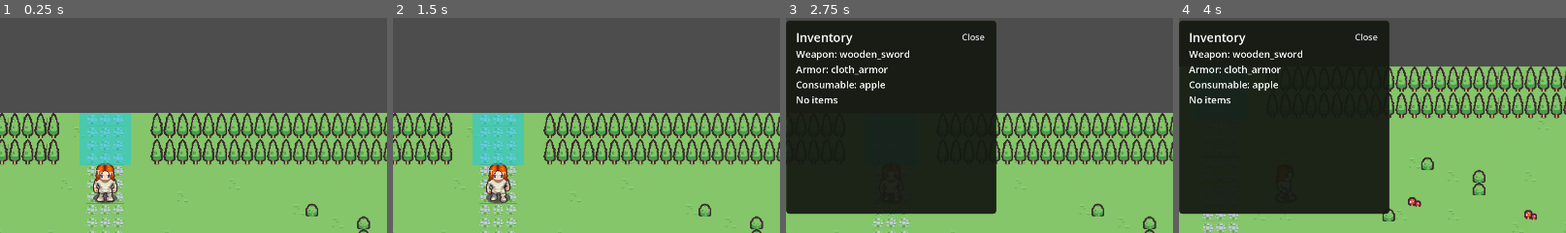
Above: before the commit, frames 1-4 (left to right).
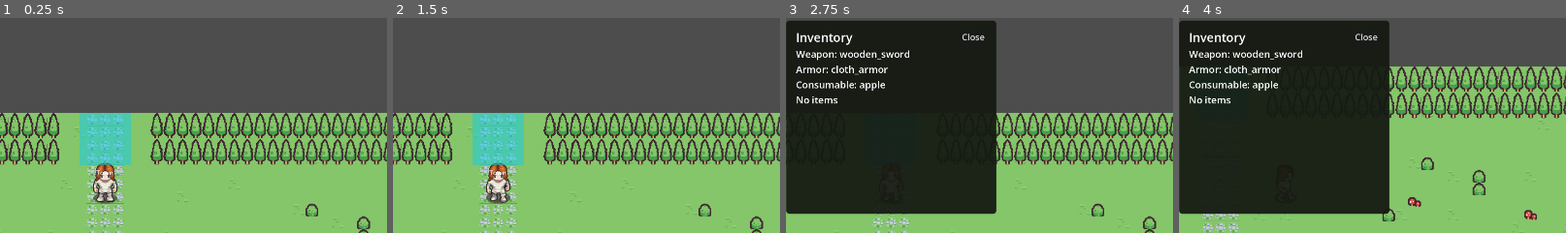
Above: after the commit, the same moments.

Repository: rajahafify/life-well-spent
Game: Godot game, scene res://scenes/field.tscn
The game is run twice, just before and just after one commit, with the same random seed, the same clock (stepped at 60 frames per second) and the same inputs. This scene is started directly instead of the project's main scene.
Inputs (mouse positions are % of the whole screen's width and height, from its top left):
- Up to frame 1 (0.25 s): no input
- Up to frame 2 (1.5 s): click "Inventory" at 0.5 s; click "Inventory" at 1.25 s
- Up to frame 3 (2.75 s): click "Inventory" at 2 s
- Up to frame 4 (4 s): tap Enter at 2.75 s; move the mouse to (66, 96) at 2.77 s; tap I at 2.85 s; click (66, 96) at 2.92 s; move the mouse to (80, 65) at 3.52 s; tap 0 at 3.6 s; click (80, 65) at 3.67 s
The pictures show only the part of the screen within x 36-86%, y 27-76%; the shares and areas given below are measured in that part.

The runs differ from the first frame. In frame 1, 0.1% of the frame differs, in the area x 25-30%, y 68-76%; in frame 2, 0.1%; in frame 3, less than 0.1%; in frame 4, less than 0.1%.

Commit message:
Add player aging sprites
Specs: tests/specs/player_aging_model_test.gd tests/specs/town_scene_dialog_test.gd tests/specs/field_scene_test.gd

Diff:
--- a/scripts/controllers/field.gd
+++ b/scripts/controllers/field.gd
@@ -14,6 +14,7 @@
 const COMBAT_SCRIPT := preload("res://scripts/models/combat_system.gd")
 const INVENTORY_SCRIPT := preload("res://scripts/models/inventory_model.gd")
 const DROP_SYSTEM_SCRIPT := preload("res://scripts/models/drop_system.gd")
+const PLAYER_AGING_SCRIPT := preload("res://scripts/models/player_aging_model.gd")
 const DAMAGE_TEXT_SCRIPT := preload("res://scripts/views/damage_text_component.gd")
 const FIELD_CAMERA_CONTROLLER_SCRIPT := preload("res://scripts/controllers/field_camera_controller.gd")
 const FIELD_ENEMY_SPAWN_CONTROLLER_SCRIPT := preload("res://scripts/controllers/field_enemy_spawn_controller.gd")
@@ -53,6 +54,7 @@
 var _camera_controller = FIELD_CAMERA_CONTROLLER_SCRIPT.new()
 var _spawn_controller = FIELD_ENEMY_SPAWN_CONTROLLER_SCRIPT.new()
 var _combat_controller = FIELD_COMBAT_CONTROLLER_SCRIPT.new()
+var _player_aging = PLAYER_AGING_SCRIPT.new()
 var _local_inventory_model = null
 var _player_damage_label: Label
 var _player_damage_text
@@ -79,6 +81,7 @@
 	QuestSystem.setup_core_quests()
 	_connect_hud()
 	_update_quest_window()
+	_update_player_age_sprite()
 	_dialog_view.hide_dialog()
 	_connect_dialog()
 	_connect_gateways()
@@ -126,6 +129,9 @@
 	if _combat_controller:
 		_combat_controller.free()
 		_combat_controller = null
+	if _player_aging:
+		_player_aging.free()
+		_player_aging = null
 	if _local_inventory_model:
 		_local_inventory_model.free()
 		_local_inventory_model = null
@@ -666,6 +672,27 @@
 		_hud.show_quest("Explore the World", QuestSystem.current_main_objective_text(), QuestSystem.current_main_checkpoint_text())
 
 
+func _update_player_age_sprite() -> void:
+	if _player_aging == null:
+		return
+	var sprite := _player.get_node_or_null("Sprite") as Sprite2D
+	if sprite:
+		sprite.texture = _load_texture(_player_aging.texture_path_for_max_hp(player_max_life))
+
+
+func _load_texture(texture_path: String) -> Texture2D:
+	if ResourceLoader.exists(texture_path):
+		var imported := load(texture_path) as Texture2D
+		if imported:
+			return imported
+	var image := Image.new()
+	if image.load(texture_path) != OK:
+		return null
+	var texture := ImageTexture.create_from_image(image)
+	texture.resource_path = texture_path
+	return texture
+
+
 func _hud_blocks_world_mouse(screen_position: Vector2) -> bool:
 	return _hud != null and _hud.has_method("blocks_world_mouse_at") and _hud.blocks_world_mouse_at(screen_position)
 
--- a/scripts/controllers/town_scene_controller.gd
+++ b/scripts/controllers/town_scene_controller.gd
@@ -8,6 +8,7 @@
 const INVENTORY_SCRIPT := preload("res://scripts/models/inventory_model.gd")
 const PLAYER_STATS_SCRIPT := preload("res://scripts/models/player_stats.gd")
 const PROGRESSION_SCRIPT := preload("res://scripts/models/progression_model.gd")
+const PLAYER_AGING_SCRIPT := preload("res://scripts/models/player_aging_model.gd")
 const REBORN_DIALOG := "You have been reborn.\nWill you spend this life well?"
 
 @onready var _dialog_view: TownDialogView = $UI/DialogPanel
@@ -20,6 +21,7 @@
 var _pending_npc: NpcController
 var _local_inventory_model = null
 var _progression = null
+var _player_aging = PLAYER_AGING_SCRIPT.new()
 
 
 func _exit_tree() -> void:
@@ -29,6 +31,9 @@
 	if _progression:
 		_progression.free()
 		_progression = null
+	if _player_aging:
+		_player_aging.free()
+		_player_aging = null
 	if player_stats:
 		player_stats.free()
 		player_stats = null
@@ -39,6 +44,7 @@
 	_progression = PROGRESSION_SCRIPT.new(player_stats, QuestSystem.quests, null)
 	_connect_hud()
 	_update_quest_window()
+	_update_player_age_sprite()
 	_connect_dialog()
 	_show_reborn_dialog_once()
 	_connect_portal()
@@ -187,6 +193,7 @@
 	if not _progression.complete_swordsman_certification_step():
 		return
 	_update_life_hud()
+	_update_player_age_sprite()
 	_update_quest_window()
 	if QuestSystem.has_certification("swordsman_certification"):
 		_dialog_view.set_body("SWORDSMAN GUILD UNLOCKED\n\nYou spent this life well.\n\nTo be continued.")
@@ -200,6 +207,27 @@
 func _update_life_hud() -> void:
 	if _hud:
 		_hud.set_life(player_stats.max_hp, player_stats.max_hp)
+
+
+func _update_player_age_sprite() -> void:
+	if _player_aging == null:
+		return
+	var sprite := _player.get_node_or_null("Sprite") as Sprite2D
+	if sprite:
+		sprite.texture = _load_texture(_player_aging.texture_path_for_max_hp(player_stats.max_hp))
+
+
+func _load_texture(texture_path: String) -> Texture2D:
+	if ResourceLoader.exists(texture_path):
+		var imported := load(texture_path) as Texture2D
+		if imported:
+			return imported
+	var image := Image.new()
+	if image.load(texture_path) != OK:
+		return null
+	var texture := ImageTexture.create_from_image(image)
+	texture.resource_path = texture_path
+	return texture
 
 
 func _hud_blocks_world_mouse(screen_position: Vector2) -> bool:
--- /dev/null
+++ b/scripts/models/player_aging_model.gd
@@ -0,0 +1,29 @@
+## PlayerAgingModel - pure rules for mapping Life pressure to player visual age.
+class_name PlayerAgingModel
+extends Object
+
+const STAGE_ONE_TEXTURE := "res://assets/player_age_1.png"
+const STAGE_TWO_TEXTURE := "res://assets/player_age_2.png"
+const STAGE_THREE_TEXTURE := "res://assets/player_age_3.png"
+
+
+func stage_for_max_hp(max_hp: int) -> int:
+	if max_hp <= 20:
+		return 3
+	if max_hp <= 60:
+		return 2
+	return 1
+
+
+func texture_path_for_stage(stage: int) -> String:
+	match clamp(stage, 1, 3):
+		1:
+			return STAGE_ONE_TEXTURE
+		2:
+			return STAGE_TWO_TEXTURE
+		_:
+			return STAGE_THREE_TEXTURE
+
+
+func texture_path_for_max_hp(max_hp: int) -> String:
+	return texture_path_for_stage(stage_for_max_hp(max_hp))
--- a/tests/specs/field_scene_test.gd
+++ b/tests/specs/field_scene_test.gd
@@ -49,6 +49,13 @@
 	var player := root.get_node_or_null("Player") as Node2D
 	assert_not_null(player, "Field should have Player")
 	assert_not_null(root.get_node_or_null("Camera2D"), "Field should have Camera2D")
+
+
+func test_field_player_uses_age_stage_one_sprite() -> void:
+	if root == null:
+		return
+	var sprite := root.get_node("Player/Sprite") as Sprite2D
+	assert_true(sprite.texture.resource_path.ends_with("player_age_1.png"))
 
 
 func test_field_has_town_gateway_spawn_point_near_portal() -> void:
--- /dev/null
+++ b/tests/specs/player_aging_model_test.gd
@@ -0,0 +1,64 @@
+# tests/specs/player_aging_model_test.gd
+# Spec: PlayerAgingModel - maps Life pressure to player sprite aging stages.
+
+class_name TestPlayerAgingModel
+extends TestCase
+
+const MODEL_SCRIPT := "res://scripts/models/player_aging_model.gd"
+
+var model
+
+
+func setup() -> void:
+	var script := load(MODEL_SCRIPT) as GDScript
+	assert_not_null(script, "PlayerAgingModel script should exist")
+	if script:
+		model = script.new()
+
+
+func teardown() -> void:
+	if model:
+		model.free()
+		model = null
+
+
+func test_full_life_uses_age_stage_one() -> void:
+	if model == null:
+		return
+	assert_eq(1, model.stage_for_max_hp(100))
+
+
+func test_sixty_life_uses_age_stage_two() -> void:
+	if model == null:
+		return
+	assert_eq(2, model.stage_for_max_hp(60))
+
+
+func test_twenty_life_uses_age_stage_three() -> void:
+	if model == null:
+		return
+	assert_eq(3, model.stage_for_max_hp(20))
+
+
+func test_stage_one_texture_path_is_first_aging_sprite() -> void:
+	if model == null:
+		return
+	assert_eq("res://assets/player_age_1.png", model.texture_path_for_stage(1))
+
+
+func test_stage_two_texture_path_is_second_aging_sprite() -> void:
+	if model == null:
+		return
+	assert_eq("res://assets/player_age_2.png", model.texture_path_for_stage(2))
+
+
+func test_stage_three_texture_path_is_third_aging_sprite() -> void:
+	if model == null:
+		return
+	assert_eq("res://assets/player_age_3.png", model.texture_path_for_stage(3))
+
+
+func test_texture_path_for_life_uses_matching_stage() -> void:
+	if model == null:
+		return
+	assert_eq("res://assets/player_age_2.png", model.texture_path_for_max_hp(60))
--- a/tests/specs/town_scene_dialog_test.gd
+++ b/tests/specs/town_scene_dialog_test.gd
@@ -156,6 +156,8 @@
 	assert_eq(60, root.player_stats.max_hp)
 	assert_eq(1, QuestSystem.side_quest_step("rebuilding_swordsman_guild"))
 	assert_eq("Life: 60/60", (root.get_node("UI/LifeLabel") as Label).text)
+	var sprite := root.get_node("Player/Sprite") as Sprite2D
+	assert_true(sprite.texture.resource_path.ends_with("player_age_2.png"))
 
 
 func test_guildmaster_final_certification_unlocks_achievement() -> void:
@@ -174,6 +176,14 @@
 	assert_true(root.player_stats.game_over_requested)
 	assert_true(body.text.contains("SWORDSMAN GUILD UNLOCKED"))
 	assert_eq("enter_forest", QuestSystem.current_main_objective_id())
+	var sprite := root.get_node("Player/Sprite") as Sprite2D
+	assert_true(sprite.texture.resource_path.ends_with("player_age_3.png"))
+
+
+func test_town_player_starts_with_age_stage_one_sprite() -> void:
+	_close_start_dialog()
+	var sprite := root.get_node("Player/Sprite") as Sprite2D
+	assert_true(sprite.texture.resource_path.ends_with("player_age_1.png"))
 
 
 func test_town_follow_held_mouse_updates_player_destination() -> void:
Binary file added: assets/player_age_1.png
Binary file added: assets/player_age_2.png
Binary file added: assets/player_age_3.png
Not shown, changed: README.md
Not shown, changed: docs/STATUS.md
Not shown, added: llm-wiki/architecture/player-aging-model.md
Not shown, changed: llm-wiki/index.md
Not shown, changed: llm-wiki/log.md
Not shown, changed: prototype/components/Field.md
Not shown, changed: prototype/components/progression.md
Not shown, changed: prototype/components/town.md
Not shown, changed: prototype/game-systems.md
